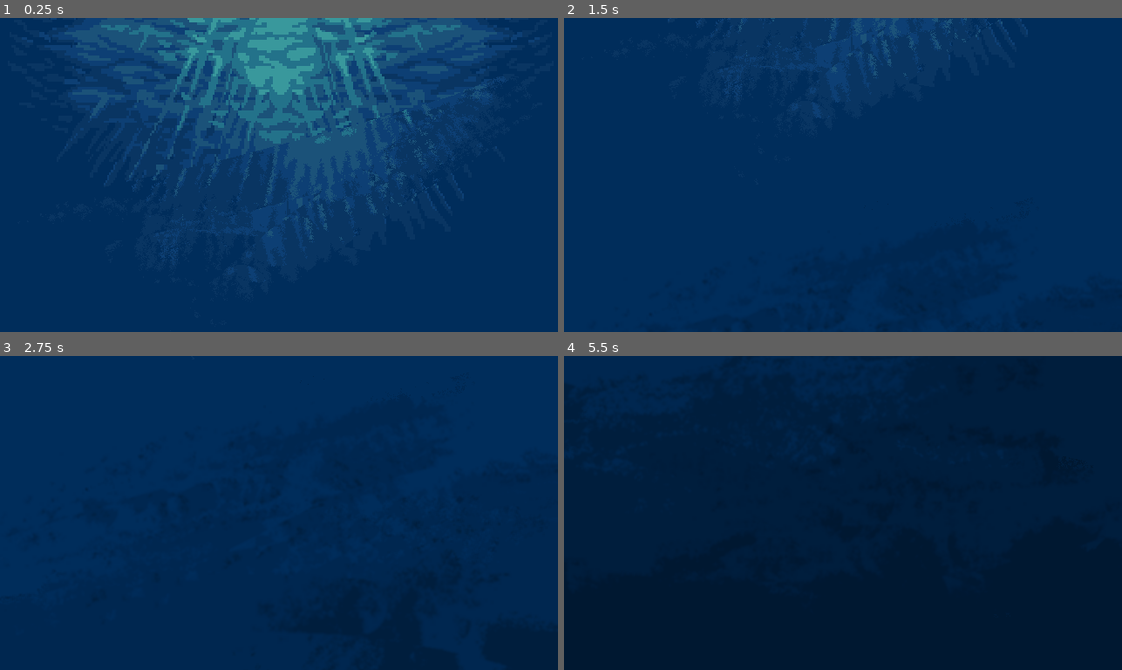
Above: before the commit, frames 1-4 (two rows, left to right).
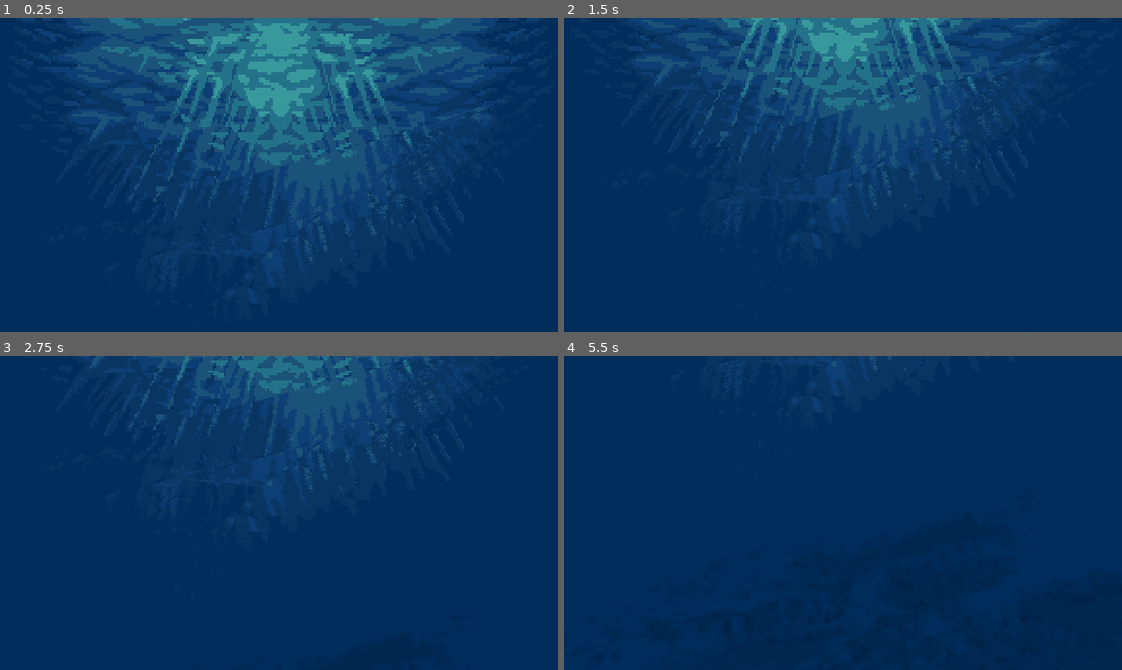
Above: after the commit, the same moments.

Repository: lehmius/typing-tides
Game: Godot game, scene res://scenes/EndlessBG.tscn
The game is run twice, just before and just after one commit, with the same random seed, the same clock (stepped at 60 frames per second) and the same inputs. This scene is started directly instead of the project's main scene. The engine's default icon, where the game draws it, is replaced by a stand-in: a white triangle on a blue panel in a dark square.
Inputs (mouse positions are in pixels of both pictures, inside the frame that each line leads up to):
- Up to frame 1 (0.25 s): no input
- Up to frame 2 (1.5 s): tap Enter at 0.5 s; move the mouse to (965, 159) at 0.52 s; click (965, 159) at 0.67 s; move the mouse to (731, 190) at 1.27 s; click (731, 190) at 1.42 s
- Up to frame 3 (2.75 s): move the mouse to (334, 443) at 2.02 s; click (334, 443) at 2.17 s
- Up to frame 4 (5.5 s): click "Nochmal" at 2.75 s; click "Nochmal" at 3.5 s; click "Nochmal" at 4.25 s; click "Hauptmenü" at 5 s

The runs differ from the first frame. In frame 1, 15% of the frame differs, in the area x 3-97%, y 0-92%; in frame 2, 21%; in frame 3, 17%; in frame 4, 89%, in the area x 0-100%, y 0-100%.
Error in both runs: Out of bounds get index '-1' (on base: 'Array[String]') (res://scripts/game_state_handler.gd:112)

Commit message:
Add scrolling background screne

Diff:
--- a/control.gd
+++ b/control.gd
@@ -1,21 +1,33 @@
 extends Control
 
-var movementSpeed:int = 150 #Movement speed of the background in pixels/second
+@export var movementSpeed:int = 50 #Movement speed of the background in pixels/second
 
 @onready var bg1:TextureRect=$bg1
 @onready var backgrounds=[bg1]
+
 var textureHeight=1280
+var textureWidth=640
 
+var maxOffset=1280-360		# Maximum offset before the end of the image becomes visible
+var safetyOffset=50			# Safety offset to guarantee instancing happens offcamera
 var scrollingBGTexture=load("res://assets/levels/background/endless_loop.png")
 
+# Instances backgrounds as needed to give permanent scrolling effect
 func _physics_process(delta: float) -> void:
 	for picture in backgrounds:
 		picture.position.y-=movementSpeed*delta
+	if backgrounds[0].position.y<-(maxOffset) and backgrounds.size()<2:
+		backgrounds+=[createNewBackground(backgrounds[0].position.y+1280)]
+	if backgrounds[0].position.y<-textureHeight:
+		backgrounds[0].queue_free()
+		backgrounds.remove_at(0)
+
+
 
 ## Creates a new background instance
 ##
 ## @returns: Reference to TextureRectNode
-func createNewBackground(yposition=):
+func createNewBackground(yposition=0):
 	var backgroundRect = TextureRect.new()
 	backgroundRect.texture=scrollingBGTexture
 	add_child(backgroundRect)
